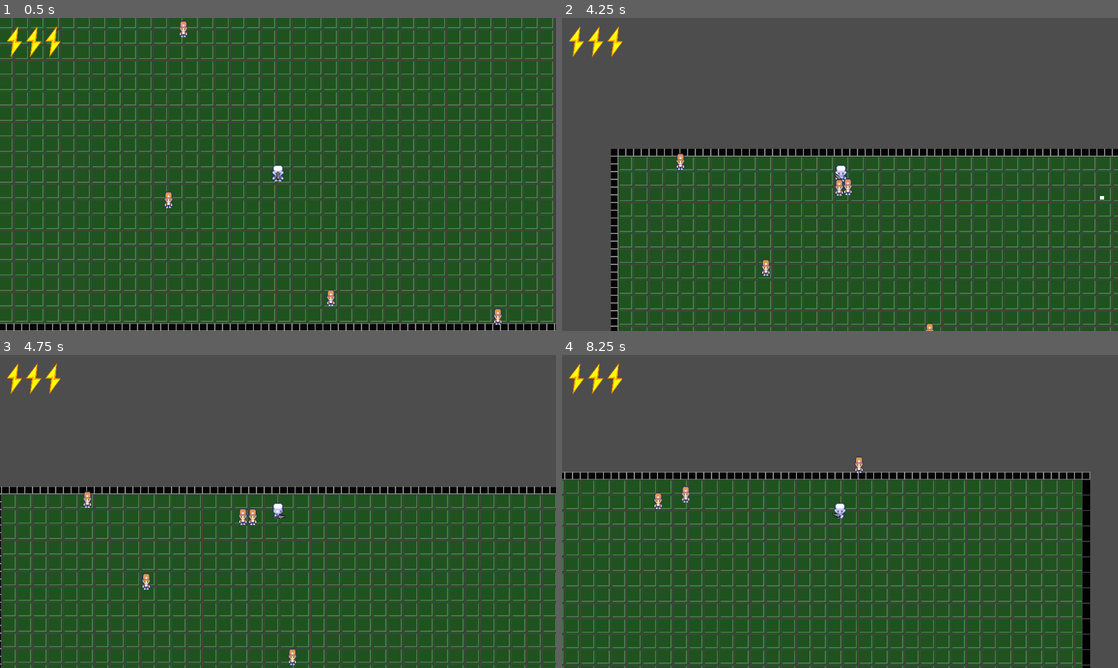
Above: before the commit, frames 1-4 (two rows, left to right).
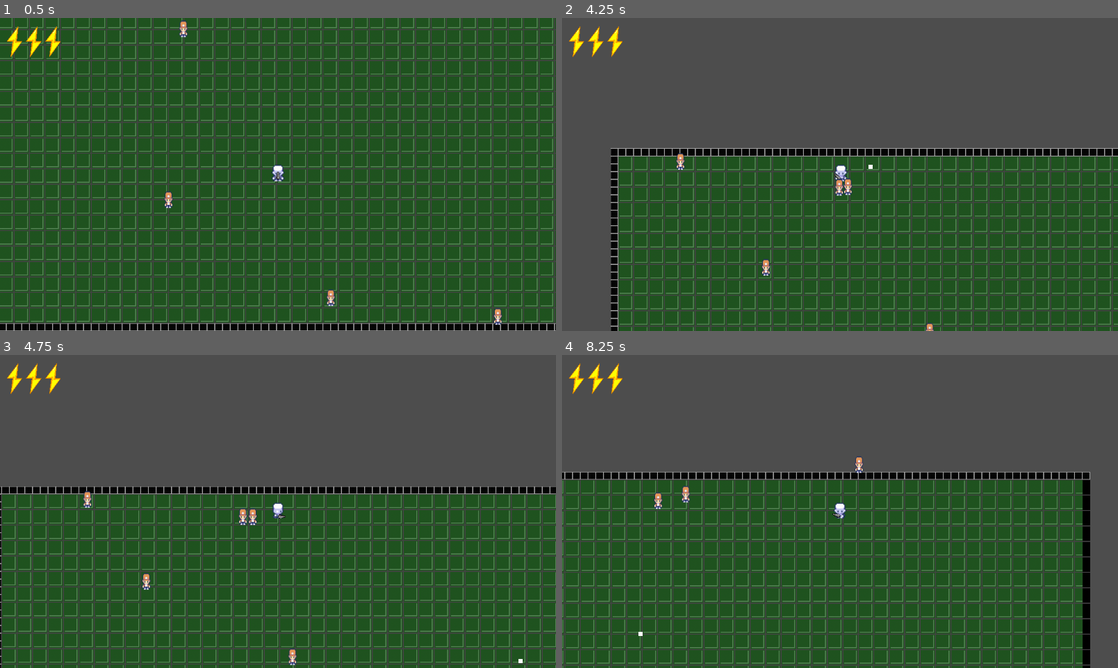
Above: after the commit, the same moments.

Repository: Hisoka-Morow-404/test-game
Game: Godot game, scene res://scenes/DebugWorld.tscn
The game is run twice, just before and just after one commit, with the same random seed, the same clock (stepped at 60 frames per second) and the same inputs.
Inputs (mouse positions are in pixels of both pictures, inside the frame that each line leads up to):
- Up to frame 1 (0.5 s): no input
- Up to frame 2 (4.25 s): move the mouse to (812, 237) at 0.52 s; hold W (ui_up) 0.53-2.03 s; click (812, 237) at 0.67 s; move the mouse to (1006, 221) at 1.27 s; click (1006, 221) at 1.42 s; move the mouse to (673, 127) at 2.02 s; hold A (ui_left) 2.03-3.53 s; click (673, 127) at 2.17 s; move the mouse to (1112, 284) at 2.77 s; click (1112, 284) at 2.92 s; move the mouse to (756, 96) at 3.52 s; hold S (ui_down) from 3.53 s (still down); click (756, 96) at 3.67 s
- Up to frame 3 (4.75 s): move the mouse to (533, 530) at 4.27 s; release S (ui_down) at 4.28 s; hold D (ui_right) from 4.28 s (still down); click (533, 530) at 4.42 s
- Up to frame 4 (8.25 s): move the mouse to (728, 527) at 5.02 s; release D (ui_right) at 5.03 s; hold W (ui_up) 5.03-5.78 s; click (728, 527) at 5.17 s; move the mouse to (895, 442) at 5.77 s; hold D (ui_right) 5.78-8.03 s; click (895, 442) at 5.92 s; move the mouse to (812, 574) at 6.52 s; click (812, 574) at 6.67 s; move the mouse to (1006, 558) at 7.27 s; click (1006, 558) at 7.42 s; move the mouse to (673, 464) at 8.02 s; hold S (ui_down) from 8.03 s (still down); click (673, 464) at 8.17 s

Frame 1 is identical in both runs. In frame 2, 0.2% of the frame differs, in the area x 8-100%, y 41-58%; in frame 3, less than 0.1%; in frame 4, less than 0.1%.

Commit message:
fix position bullet
aggiunto un commento del probabile problema

Diff:
--- a/scenes/entities/Player/Player.gd
+++ b/scenes/entities/Player/Player.gd
@@ -21,7 +21,13 @@
 	var marker:Node2D = get_node("WeaponPosition/Marker2D")
 	var bullet_standard = load("res://scenes/entities/bullet/StandardBullet/StandardBullet.tscn").instantiate()
 	bullet_standard.bullet_direction = (get_global_mouse_position() - marker.global_position).normalized()
-	bullet_standard.position = marker.global_position
+	#Il problema dovrebe essere che istanziando il marker da codice prende la posizione della sua scena,
+	# l'add_child dovremme di default mettere la posizione adattata al padre
+	#bullet_standard.global_position = marker.global_position
+	print("bullet direction: ", bullet_standard.bullet_direction)
+	print("posizione bullet: ", bullet_standard.global_position)
+	print("posizione marker: ", marker.global_position)
+	print("Posizione player: ", self.global_position)
 	get_parent().add_child(bullet_standard)
 
 func moveAndAnimate(x,y):
